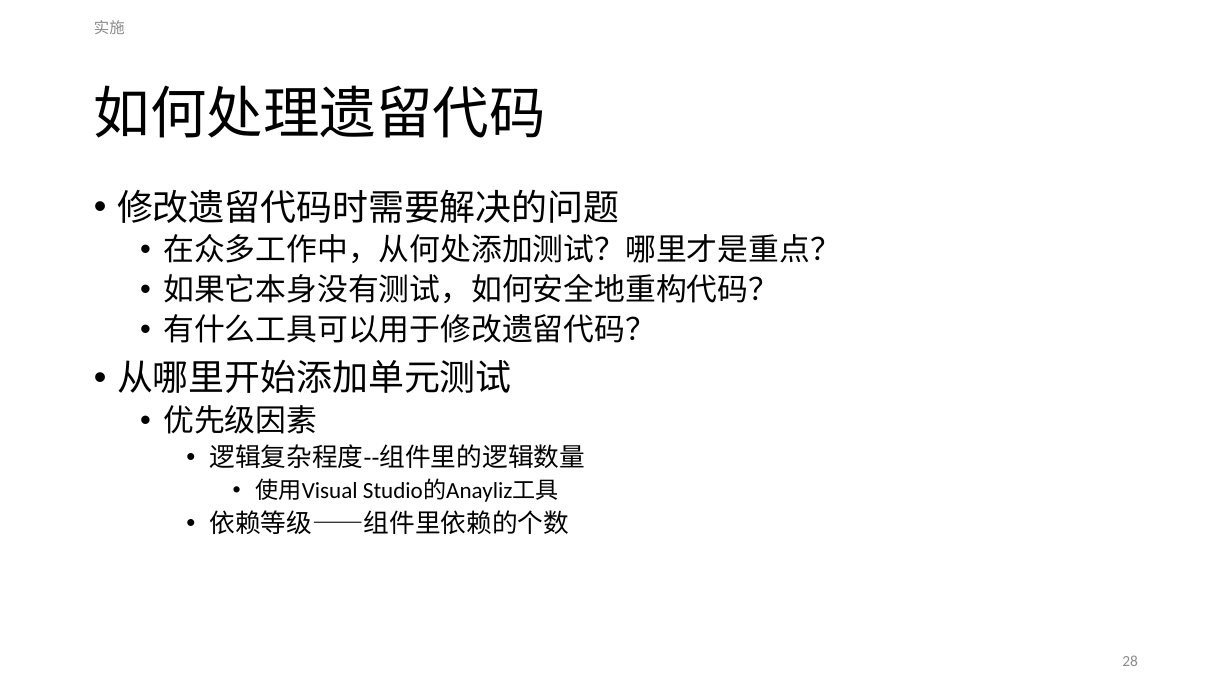
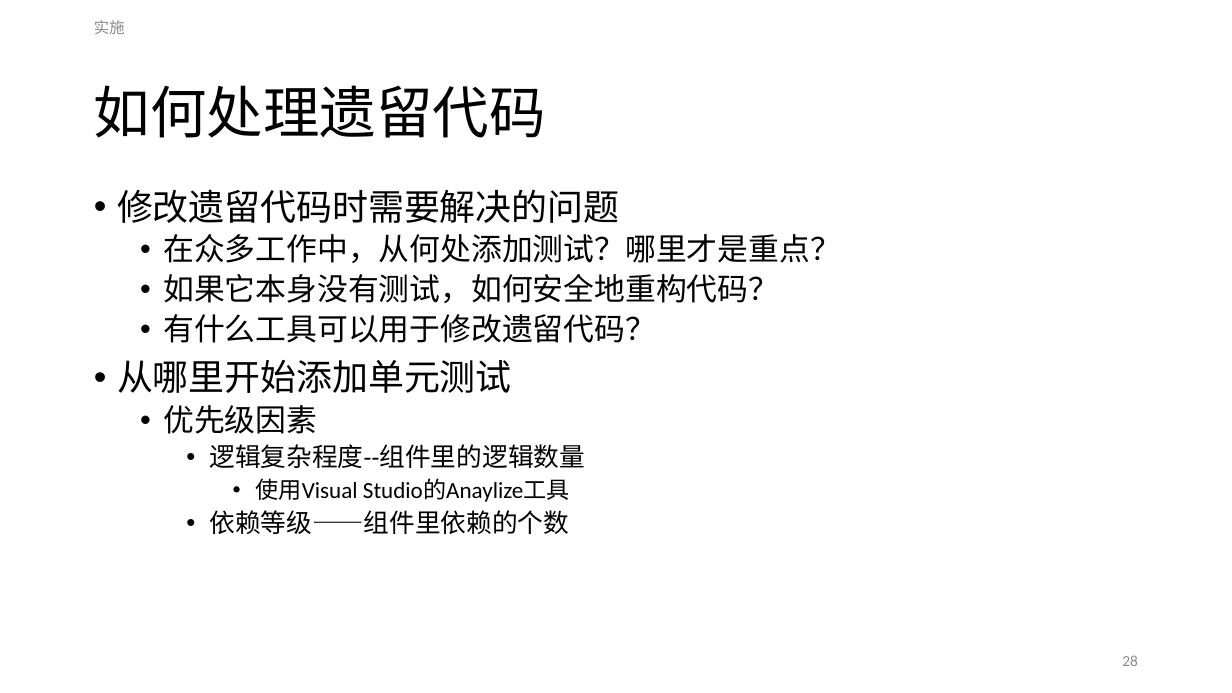
Before and after one commit to ReganHe/SharpUnitTest, a slide deck: slide 28 of MyUnitTest/Document/单元测试.pptx. Drawn at 1232x693 pixels with LibreOffice and Linux fonts; fonts in the diff are those of the drawing. Boxes give left, top, right and bottom in pixels: in the first picture for what was removed or moved away, otherwise in the second. Text is boxed around its words. In the diff, an @@ line names an element or a change of style, - is before the commit and + after.

```diff
--- a/MyUnitTest/Document/单元测试.pptx
+++ b/MyUnitTest/Document/单元测试.pptx
@@ text at box(256, 478, 570, 502): text changed @@
-      • 使用Visual Studio的Anayliz工具
+      • 使用Visual Studio的Anaylize工具
```
Also in this commit, not shown: 2 other slides changed, 7 other files.
